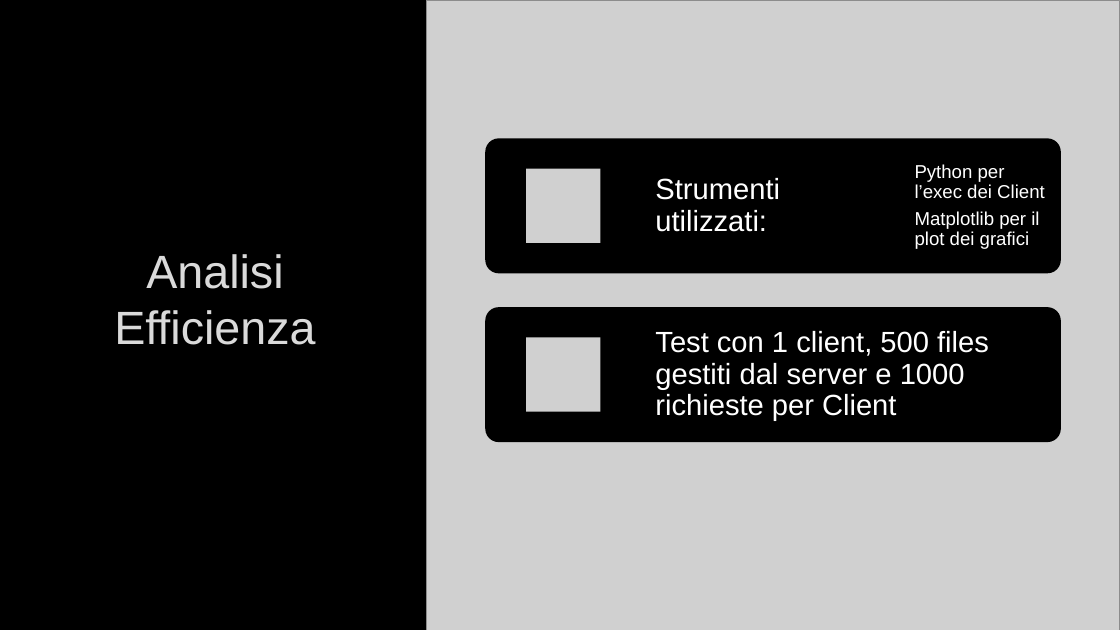
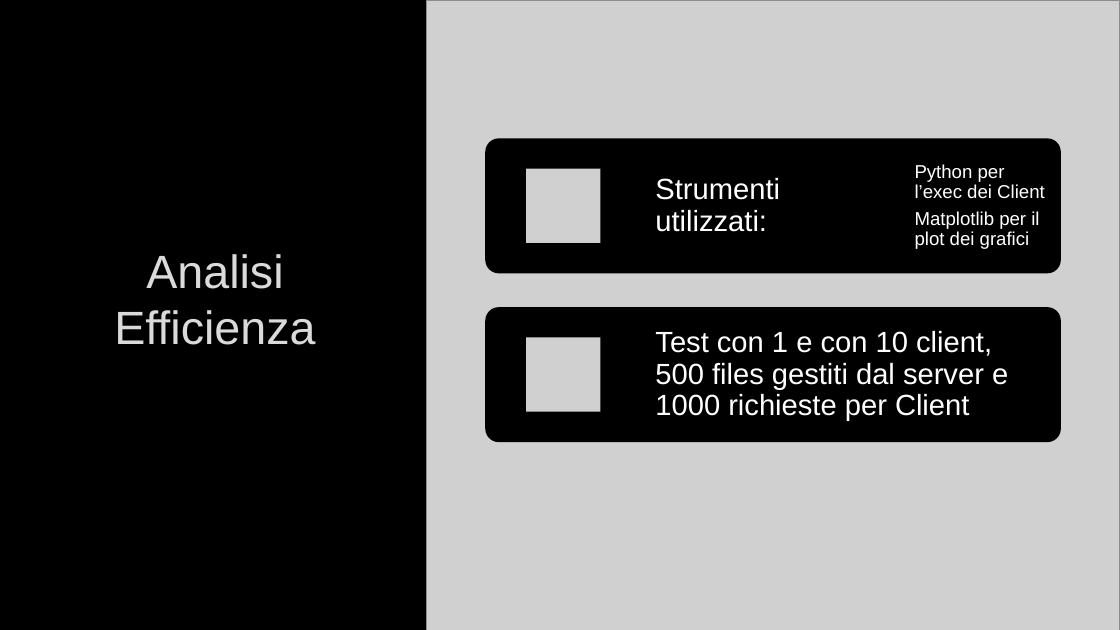
Before and after one commit to timeofview/reti-di-calcolatori, a slide deck: slide 10 of E1/Esercitazione 1.pptx. Drawn at 1120x630 pixels with LibreOffice and Linux fonts; fonts in the diff are those of the drawing; grey boxes stand for pictures; background and template pictures are left out. Boxes give left, top, right and bottom in pixels: in the first picture for what was removed or moved away, otherwise in the second. Text is boxed around its words. In the diff, an @@ line names an element or a change of style, - is before the commit and + after.

```diff
--- a/E1/Esercitazione 1.pptx
+++ b/E1/Esercitazione 1.pptx
@@ text at <box>655,331,1008,421</box>: text changed @@
-Test con 1 client, 500 files gestiti dal server e 1000 richieste per Client
+Test con 1 e con 10 client, 500 files gestiti dal server e 1000 richieste per Client
```
Also in this commit, not shown: 2 other slides changed, 1 other file.
